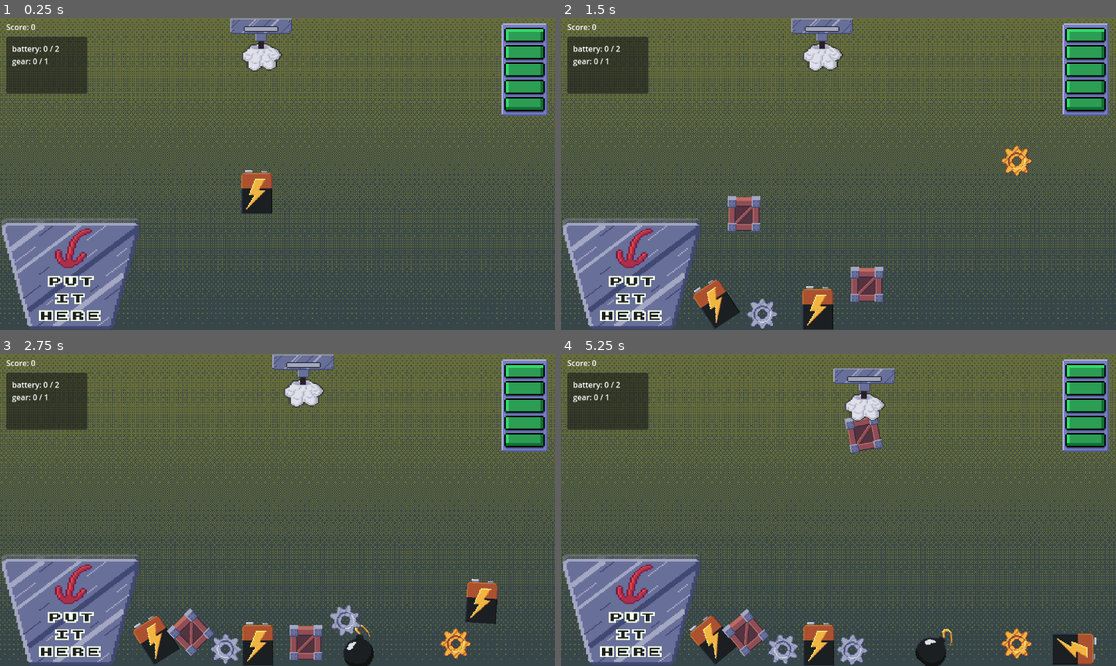
Above: before the commit, frames 1-4 (two rows, left to right).
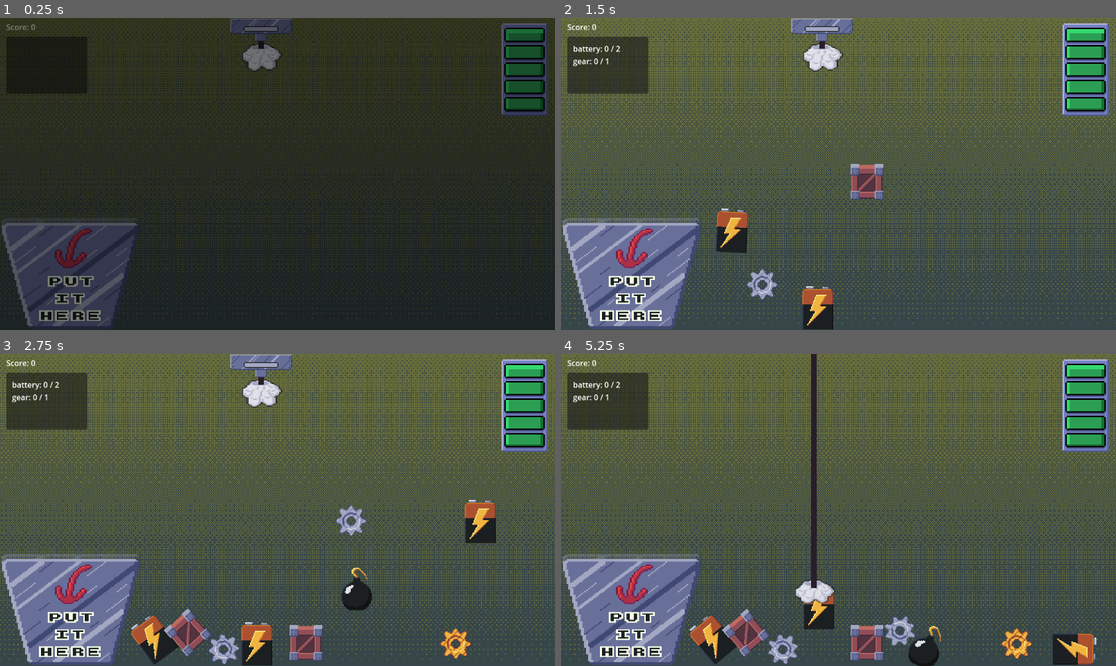
Above: after the commit, the same moments.

Repository: geuresti/mini_jam_214
Game: Godot game, scene res://Scenes/level.tscn
Same seed, same stepped clock (60 frames per second), same inputs: the game is played once before the commit and once after it. The engine's default icon, where the game draws it, is replaced by a stand-in: a white triangle on a blue panel in a dark square.
Inputs (mouse positions are in pixels of both pictures, inside the frame that each line leads up to):
- Up to frame 1 (0.25 s): no input
- Up to frame 2 (1.5 s): move the mouse to (960, 158) at 0.52 s; hold D (right) 0.53-1.28 s; tap Space (activate) at 0.6, 1.35 s; move the mouse to (727, 189) at 1.27 s; hold Down (ui_down) from 1.28 s (still down)
- Up to frame 3 (2.75 s): move the mouse to (333, 441) at 2.02 s; release Down (ui_down) at 2.03 s; hold D (right) from 2.03 s (still down); tap Space (activate) at 2.1 s
- Up to frame 4 (5.25 s): move the mouse to (810, 572) at 2.77 s; release D (right) at 2.78 s; hold Up (ui_up) 2.78-3.53 s; tap Space (activate) every 0.75 s from 2.85 to 5.1 s; move the mouse to (1005, 556) at 3.52 s; hold A (left) 3.53-5.03 s; move the mouse to (672, 463) at 4.27 s; move the mouse to (866, 510) at 5.02 s; hold Down (ui_down) from 5.03 s (still down)

The runs differ from the first frame. In frame 1, 99% of the frame differs, in the area x 0-100%, y 0-100%; in frame 2, 4.1%; in frame 3, 6.1%; in frame 4, 5.4%.

Commit message:
Fade Effect
Removed unused sprites. Added scene transition. Minor bug fixes.

Diff:
--- a/Scenes/HUD.tscn
+++ b/Scenes/HUD.tscn
@@ -40,6 +40,7 @@
 fill_mode = 3
 texture_over = ExtResource("2_psnte")
 texture_progress = ExtResource("3_s3jbq")
+texture_progress_offset = Vector2(0, 1)
 
 [node name="Level_Requirements" type="Panel" parent="."]
 layout_mode = 1
--- a/Scenes/Items/energy_bar.tscn
+++ b/Scenes/Items/energy_bar.tscn
@@ -1,7 +1,13 @@
-[gd_scene load_steps=3 format=3 uid="uid://dly38gbti6b7f"]
+[gd_scene load_steps=5 format=3 uid="uid://dly38gbti6b7f"]
 
 [ext_resource type="PackedScene" uid="uid://dnbrkwt8mctmj" path="res://Scenes/Items/item.tscn" id="1_wk7tf"]
-[ext_resource type="Texture2D" uid="uid://bmx4dxspimxu7" path="res://Assets/assets2.png" id="2_rtbej"]
+[ext_resource type="Texture2D" uid="uid://24bv2iksrdfi" path="res://Assets/sprites.png" id="2_rtbej"]
+
+[sub_resource type="RectangleShape2D" id="RectangleShape2D_rtbej"]
+size = Vector2(58, 17)
+
+[sub_resource type="RectangleShape2D" id="RectangleShape2D_jtkdd"]
+size = Vector2(58, 17)
 
 [node name="EnergyBarItem" instance=ExtResource("1_wk7tf")]
 energy = 15
@@ -19,6 +25,8 @@
 
 [node name="CollisionShape2D" parent="GrabBox" index="0"]
 position = Vector2(-2, -1.5)
+shape = SubResource("RectangleShape2D_rtbej")
 
 [node name="PhysicsCollisionShape" parent="." index="2"]
 position = Vector2(0, -0.5)
+shape = SubResource("RectangleShape2D_jtkdd")
--- a/Scenes/Items/hex_nut_item.tscn
+++ b/Scenes/Items/hex_nut_item.tscn
@@ -1,7 +1,13 @@
-[gd_scene load_steps=3 format=3 uid="uid://7ry0qh2lanry"]
+[gd_scene load_steps=5 format=3 uid="uid://7ry0qh2lanry"]
 
 [ext_resource type="PackedScene" uid="uid://dnbrkwt8mctmj" path="res://Scenes/Items/item.tscn" id="1_x7iey"]
 [ext_resource type="Texture2D" uid="uid://24bv2iksrdfi" path="res://Assets/sprites.png" id="2_7sv5i"]
+
+[sub_resource type="RectangleShape2D" id="RectangleShape2D_7sv5i"]
+size = Vector2(32, 32)
+
+[sub_resource type="RectangleShape2D" id="RectangleShape2D_koeer"]
+size = Vector2(32, 32)
 
 [node name="HexNutItem" instance=ExtResource("1_x7iey")]
 item_type = "hex nut"
@@ -14,6 +20,8 @@
 
 [node name="CollisionShape2D" parent="GrabBox" index="0"]
 position = Vector2(0, -1)
+shape = SubResource("RectangleShape2D_7sv5i")
 
 [node name="PhysicsCollisionShape" parent="." index="2"]
 position = Vector2(0, -1)
+shape = SubResource("RectangleShape2D_koeer")
--- a/Scenes/level.tscn
+++ b/Scenes/level.tscn
@@ -1,10 +1,12 @@
-[gd_scene load_steps=9 format=3 uid="uid://kuvp1brhjfkm"]
+[gd_scene load_steps=11 format=3 uid="uid://kuvp1brhjfkm"]
 
 [ext_resource type="Script" uid="uid://c1xrkjgck5agu" path="res://Scripts/level.gd" id="1_0f350"]
 [ext_resource type="PackedScene" uid="uid://ufh13opu64v3" path="res://Scenes/claw.tscn" id="1_tumq0"]
 [ext_resource type="PackedScene" uid="uid://b58bvdfgl50jo" path="res://Scenes/HUD.tscn" id="1_wqkje"]
 [ext_resource type="Texture2D" uid="uid://da18lnvit7hdl" path="res://Assets/background.png" id="2_wqkje"]
 [ext_resource type="PackedScene" uid="uid://oo8fgpx34kmi" path="res://Scenes/bucket.tscn" id="3_6phgx"]
+[ext_resource type="Texture2D" uid="uid://cm532s7cwy3xy" path="res://Assets/blank_button.png" id="3_8c0lf"]
+[ext_resource type="Texture2D" uid="uid://bmjjh3u0opv67" path="res://Assets/blank_button_pressed.png" id="4_754fn"]
 
 [sub_resource type="RectangleShape2D" id="RectangleShape2D_81xng"]
 size = Vector2(730, 70)
@@ -18,15 +20,56 @@
 [node name="Level" type="Node2D"]
 script = ExtResource("1_0f350")
 
+[node name="HUD_Container" type="CanvasLayer" parent="."]
+
+[node name="HUD" parent="HUD_Container" instance=ExtResource("1_wqkje")]
+
+[node name="GameOverUI" type="Control" parent="HUD_Container"]
+visible = false
+layout_mode = 3
+anchors_preset = 15
+anchor_right = 1.0
+anchor_bottom = 1.0
+grow_horizontal = 2
+grow_vertical = 2
+
+[node name="ColorRect" type="ColorRect" parent="HUD_Container/GameOverUI"]
+layout_mode = 1
+anchors_preset = 15
+anchor_right = 1.0
+anchor_bottom = 1.0
+grow_horizontal = 2
+grow_vertical = 2
+color = Color(0.196078, 0.196078, 0.196078, 0.756863)
+
+[node name="VBoxContainer" type="VBoxContainer" parent="HUD_Container/GameOverUI"]
+layout_mode = 1
+anchors_preset = 15
+anchor_right = 1.0
+anchor_bottom = 1.0
+grow_horizontal = 2
+grow_vertical = 2
+
+[node name="TextureButton" type="TextureButton" parent="HUD_Container/GameOverUI/VBoxContainer"]
+layout_mode = 2
+size_flags_horizontal = 4
+texture_normal = ExtResource("3_8c0lf")
+texture_pressed = ExtResource("4_754fn")
+
+[node name="SceneTransition" type="ColorRect" parent="HUD_Container"]
+visible = false
+anchors_preset = 15
+anchor_right = 1.0
+anchor_bottom = 1.0
+grow_horizontal = 2
+grow_vertical = 2
+color = Color(0, 0, 0, 1)
+
 [node name="Background" type="TextureRect" parent="."]
 modulate = Color(1, 1, 1, 0.301961)
 offset_right = 1167.0
 offset_bottom = 653.0
 texture = ExtResource("2_wqkje")
-
-[node name="HUD_Container" type="CanvasLayer" parent="."]
-
-[node name="HUD" parent="HUD_Container" instance=ExtResource("1_wqkje")]
 
 [node name="Claw" parent="." instance=ExtResource("1_tumq0")]
 position = Vector2(542, 82)
--- a/Scripts/level.gd
+++ b/Scripts/level.gd
@@ -2,6 +2,7 @@
 
 @onready var level_floor = $Floor
 @onready var HUD = $HUD_Container/HUD
+@onready var scene_transition = $HUD_Container/SceneTransition
 
 @onready var item_spawn_area = $ItemSpawnArea
 @onready var item_spawn_area_shape = $ItemSpawnArea/ItemSpawnAreaShape
@@ -22,11 +23,6 @@
 # Track which items NEED to spawn to meet level requirements
 var required_items_to_spawn = []
 
-# Testing platform manipulation
-#func _ready() -> void:
-#	await get_tree().create_timer(1).timeout
-#	level_floor.rotate(0.43)
-
 # How many items will fill the claw machine at minium
 var MIN_ITEMS_SPAWN = 8
 
@@ -34,6 +30,9 @@
 var min_required_items = 2
 
 func _ready() -> void:
+	#level_floor.rotate(0.43)
+	scene_transition.visible = true
+	await fade_in_out(true)
 	generate_level_requirements()
 	spawn_random_items()
 
@@ -94,3 +93,13 @@
 			item_spawn_area_shape.position.y + shape.y)
 		)
 	return pos
+
+# Fade effect for entering / leaving the scene
+func fade_in_out(fade_in : bool) -> bool:
+	var tween = create_tween()
+	if fade_in:
+		tween.tween_property(scene_transition, "modulate:a", 0, 0.5)
+	else:
+		tween.tween_property(scene_transition, "modulate:a", 1, 0.5)
+	await tween.finished
+	return true
Binary file removed: Assets/assets2.png
Binary file removed: Assets/bar_variants.png
Binary file added: Assets/blank_button.png
Not shown, changed: Assets/blank_button.png.import
Binary file added: Assets/blank_button_pressed.png
Not shown, changed: Assets/blank_button_pressed.png.import
